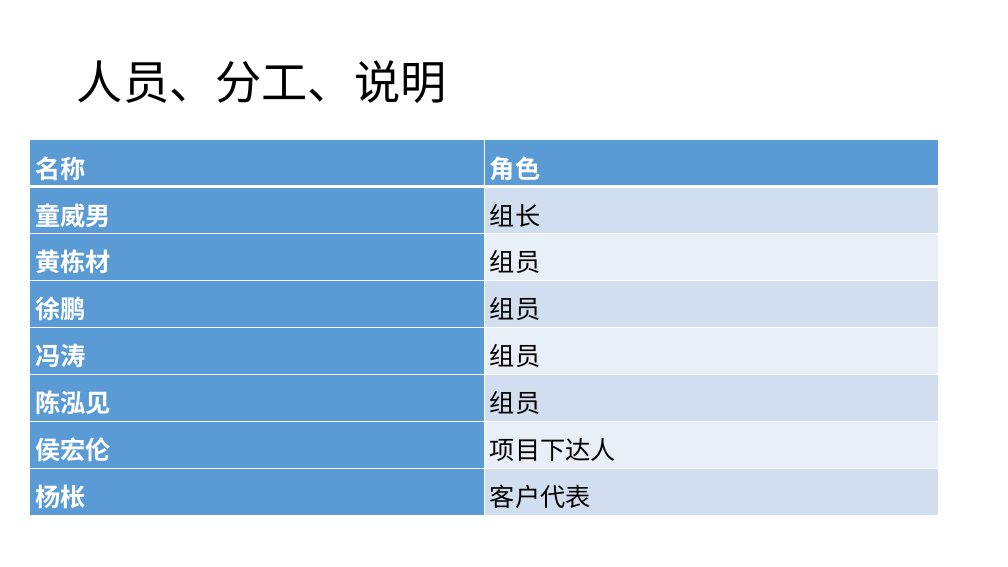
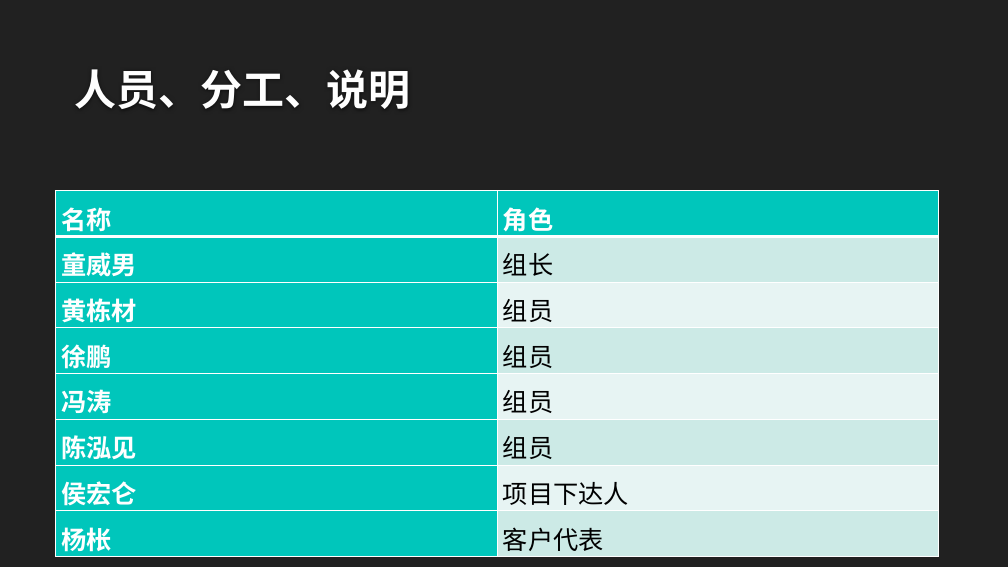
Before and after one commit to twn422/PRD2017, a slide deck: slide 15 of PRD-2017-G24/STW/受控文件/分析设计/项目总体计划/总体项目计划.pptx. Drawn at 1008x567 pixels with LibreOffice and Linux fonts; fonts in the diff are those of the drawing; background and template pictures are left out. Boxes give left, top, right and bottom in pixels: in the first picture for what was removed or moved away, otherwise in the second. Text is boxed around its words. In the diff, an @@ line names an element or a change of style, - is before the commit and + after.

```diff
--- a/PRD-2017-G24/STW/受控文件/分析设计/项目总体计划/总体项目计划.pptx
+++ b/PRD-2017-G24/STW/受控文件/分析设计/项目总体计划/总体项目计划.pptx
@@ background #FFFFFF to #212121 @@
@@ title "人员、分工、说明": place and size @@
-title "人员、分工、说明" at (77,60,447,103)
+title "人员、分工、说明" at (75,69,411,109)
@@ title "人员、分工、说明" at (75,69,411,109): size 44 to 40 pt, font Noto Sans CJK SC to Quicksand, text colour #000000 to #FEFEFE, bold on; line spacing 0.9 to 1; vertical alignment middle to bottom @@
@@ table at (56,191,939,556) @@
-row 7, column 1: 侯宏伦
+row 7, column 1: 侯宏仑
@@ fill #5B9BD5 to #00C6BB in 9 cells @@
@@ fill #D2DEEF to #CCEAE7 in 4 cells @@
@@ fill #EAEFF7 to #E7F5F3 in 3 cells @@
@@ font Noto Sans CJK SC to Quicksand @@
@@ table: place and size @@
-table at (30,140,939,516)
+table at (56,191,939,556)
```
Also in this commit, not shown: 30 other slides changed, 3 other files.
